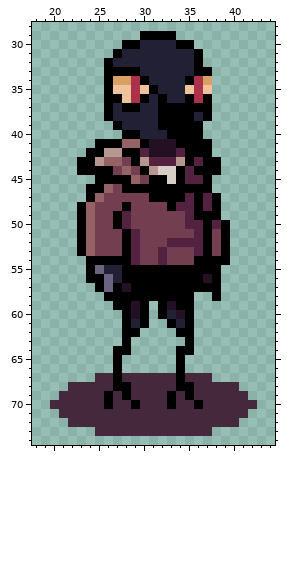
A sprite sheet gets an edit: Assets/2D art/Carrie_Crow1.png. The picture above is the old version.
The file is 256x336 pixels, drawn in blocks of 4x4; one block is one cell here. Shown: x 18..44, y 28..74.
After the commit:
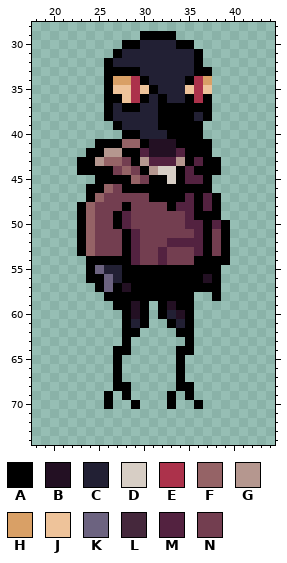
Palette (. is transparent): A #000000  B #231023  C #222034  D #d7cec5  E #ac324b  F #956366  G #b5978f  H #d9a066  J #eec39a  K #6c6380  L #45283c  M #532240  N #733e50
Author's note on the commit: i love photoshop
Edits made:
Colour L is removed in row 67 at x 25 to 26, 28 to 33 and 35 to 37; in row 68 at x 22 to 26, 29 to 33 and 36 to 40; in row 69 at x 21 to 25, 27, 29 to 32, 34 and 36 to 41; in row 70 at x 20 to 25, 27 to 28, 30 to 32, 34 to 35 and 37 to 42; in row 71 at x 21 to 41; in row 72 at x 22 to 40.
Colour L is removed in row 73 at x 25 to 37.
Changed places in both pictures, as pixel boxes (x1, y1, x2, y2):
erased: (50, 373, 257, 436)
